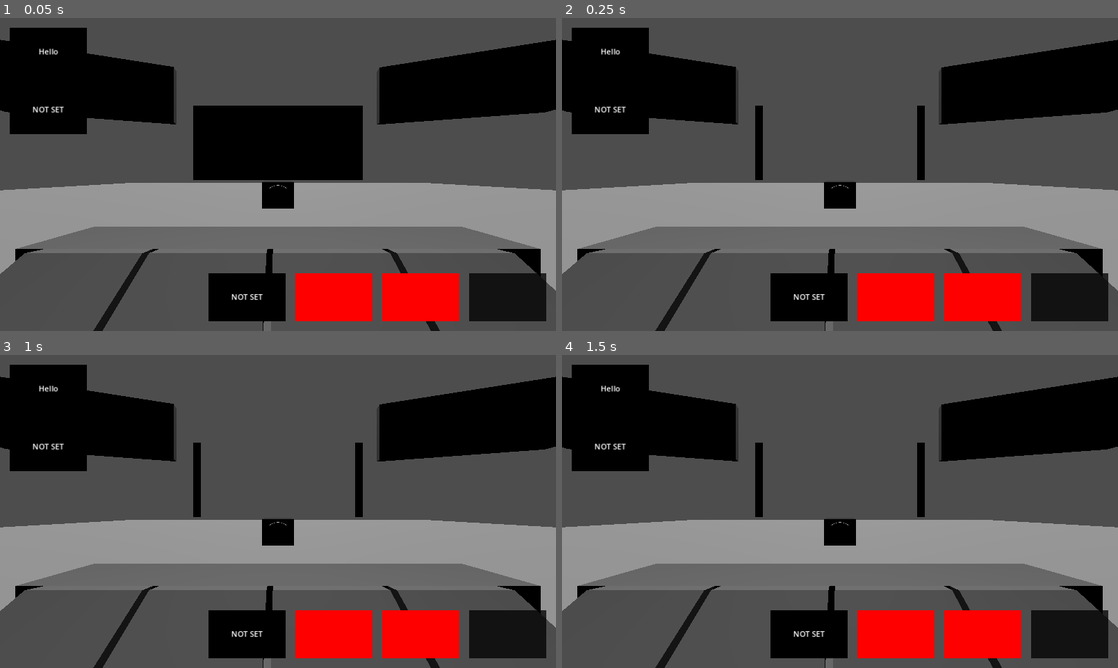
Above: before the commit, frames 1-4 (two rows, left to right).
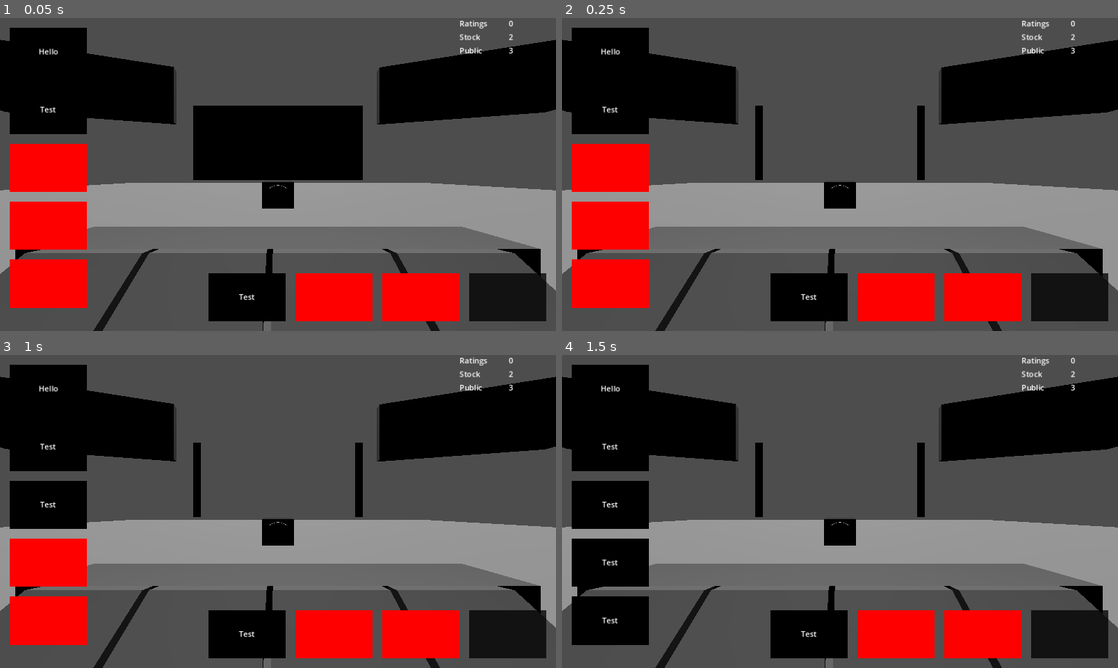
Above: after the commit, the same moments.

Repository: ZeAntwan/LD53
Game: Godot game, scene res://scenes/game.tscn
The game is run twice, just before and just after one commit, with the same random seed, the same clock (stepped at 60 frames per second) and the same inputs.
Inputs (mouse positions are in pixels of both pictures, inside the frame that each line leads up to):
- Up to frame 1 (0.05 s): no input
- Up to frame 2 (0.25 s): no input
- Up to frame 3 (1 s): tap Enter at 0.5 s; move the mouse to (50, 389) at 0.52 s; click (50, 389) at 0.6 s; tap Space (ui_select) at 0.77, 0.8 s
- Up to frame 4 (1.5 s): tap Space (ui_select) at 1.07, 1.35 s; move the mouse to (612, 445) at 1.27 s

The runs differ from the first frame. In frame 1, 6.8% of the frame differs, in the area x 1-93%, y 0-93%; in frame 2, 6.8%; in frame 3, 6.8%; in frame 4, 6.7%.

Commit message:
Game manager and adding item to list

Diff:
--- a/project.godot
+++ b/project.godot
@@ -18,6 +18,7 @@
 [autoload]
 
 Events="*res://scripts/Events.gd"
+Manager="*res://scripts/Manager.gd"
 
 [display]
 
--- a/scenes/ui.tscn
+++ b/scenes/ui.tscn
@@ -1,18 +1,20 @@
-[gd_scene load_steps=7 format=3 uid="uid://bg51qag7wfse0"]
+[gd_scene load_steps=9 format=3 uid="uid://bg51qag7wfse0"]
 
 [ext_resource type="PackedScene" uid="uid://h1um88c2nc4y" path="res://scenes/ui/drop_zone.tscn" id="1_mi2bh"]
-[ext_resource type="PackedScene" uid="uid://bhuiqgoiywupk" path="res://scenes/ui/news_item.tscn" id="2_lpb1i"]
+[ext_resource type="Script" path="res://scripts/ui/NewsBar.gd" id="1_uop3o"]
+[ext_resource type="PackedScene" path="res://scenes/ui/news_item.tscn" id="2_lpb1i"]
 [ext_resource type="PackedScene" uid="uid://cj6qhtyh283tu" path="res://scenes/ui/live_zone.tscn" id="3_ghk45"]
 [ext_resource type="Script" path="res://scripts/ressources/Headline.gd" id="3_kb88l"]
 [ext_resource type="Script" path="res://scripts/LiveBar.gd" id="4_01ttq"]
+[ext_resource type="Script" path="res://scripts/debug/DebugUI.gd" id="6_kqe5e"]
 
-[sub_resource type="Resource" id="Resource_5iduk"]
+[sub_resource type="Resource" id="Resource_grr02"]
 script = ExtResource("3_kb88l")
 text = "Hello"
-stat_rating = 0
-stat_stock = 0
-stat_public = 0
-timer = 0.0
+stat_rating = 1
+stat_stock = 1
+stat_public = 1
+timer = 3.0
 
 [node name="MainUi" type="Control"]
 layout_mode = 3
@@ -23,15 +25,16 @@
 grow_vertical = 2
 mouse_filter = 2
 
-[node name="LeftBar" type="Control" parent="."]
+[node name="NewsBar" type="Control" parent="."]
 custom_minimum_size = Vector2(200, 0)
 layout_mode = 1
 anchors_preset = 9
 anchor_bottom = 1.0
 grow_vertical = 2
 mouse_filter = 2
+script = ExtResource("1_uop3o")
 
-[node name="MarginContainer" type="MarginContainer" parent="LeftBar"]
+[node name="MarginContainer" type="MarginContainer" parent="NewsBar"]
 layout_mode = 2
 offset_right = 200.0
 offset_bottom = 140.0
@@ -40,27 +43,36 @@
 theme_override_constants/margin_right = 20
 theme_override_constants/margin_bottom = 20
 
-[node name="VBoxContainer" type="VBoxContainer" parent="LeftBar/MarginContainer"]
+[node name="VBoxContainer" type="VBoxContainer" parent="NewsBar/MarginContainer"]
 layout_mode = 2
 mouse_filter = 2
 theme_override_constants/separation = 20
 
-[node name="DropZone_Top" parent="LeftBar/MarginContainer/VBoxContainer" groups=["drop_zone"] instance=ExtResource("1_mi2bh")]
+[node name="DropZone_1" parent="NewsBar/MarginContainer/VBoxContainer" groups=["drop_zone"] instance=ExtResource("1_mi2bh")]
 layout_mode = 2
 
-[node name="NewsItem_Top" parent="LeftBar/MarginContainer/VBoxContainer/DropZone_Top" instance=ExtResource("2_lpb1i")]
+[node name="NewsItem_Top" parent="NewsBar/MarginContainer/VBoxContainer/DropZone_1" instance=ExtResource("2_lpb1i")]
 layout_mode = 0
 grow_horizontal = 1
 grow_vertical = 1
-headline = SubResource("Resource_5iduk")
+headline = SubResource("Resource_grr02")
 
-[node name="DropZone2_Bot" parent="LeftBar/MarginContainer/VBoxContainer" groups=["drop_zone"] instance=ExtResource("1_mi2bh")]
+[node name="DropZone_2" parent="NewsBar/MarginContainer/VBoxContainer" groups=["drop_zone"] instance=ExtResource("1_mi2bh")]
 layout_mode = 2
 
-[node name="NewsItem_Bot" parent="LeftBar/MarginContainer/VBoxContainer/DropZone2_Bot" instance=ExtResource("2_lpb1i")]
+[node name="NewsItem_Bot" parent="NewsBar/MarginContainer/VBoxContainer/DropZone_2" instance=ExtResource("2_lpb1i")]
 layout_mode = 0
 grow_horizontal = 1
 grow_vertical = 1
+
+[node name="DropZone_3" parent="NewsBar/MarginContainer/VBoxContainer" groups=["drop_zone"] instance=ExtResource("1_mi2bh")]
+layout_mode = 2
+
+[node name="DropZone_4" parent="NewsBar/MarginContainer/VBoxContainer" groups=["drop_zone"] instance=ExtResource("1_mi2bh")]
+layout_mode = 2
+
+[node name="DropZone_5" parent="NewsBar/MarginContainer/VBoxContainer" groups=["drop_zone"] instance=ExtResource("1_mi2bh")]
+layout_mode = 2
 
 [node name="LiveBar" type="Control" parent="."]
 custom_minimum_size = Vector2(1000, 200)
@@ -112,3 +124,67 @@
 [node name="NewsItem_Test" parent="LiveBar/MarginContainer/HBoxContainer/DropZone_4" instance=ExtResource("2_lpb1i")]
 grow_horizontal = 1
 grow_vertical = 1
+
+[node name="DebugUI" type="Control" parent="."]
+custom_minimum_size = Vector2(200, 0)
+layout_mode = 1
+anchors_preset = 1
+anchor_left = 1.0
+anchor_right = 1.0
+offset_left = -40.0
+offset_bottom = 40.0
+grow_horizontal = 0
+script = ExtResource("6_kqe5e")
+
+[node name="HBoxContainer" type="VBoxContainer" parent="DebugUI"]
+layout_mode = 1
+anchors_preset = 10
+anchor_right = 1.0
+grow_horizontal = 2
+
+[node name="Ratings" type="HBoxContainer" parent="DebugUI/HBoxContainer"]
+layout_mode = 2
+size_flags_vertical = 3
+
+[node name="Label" type="Label" parent="DebugUI/HBoxContainer/Ratings"]
+layout_mode = 2
+size_flags_horizontal = 3
+text = "Ratings"
+
+[node name="Score" type="Label" parent="DebugUI/HBoxContainer/Ratings"]
+layout_mode = 2
+size_flags_horizontal = 3
+text = "0
+"
+
+[node name="Stock" type="HBoxContainer" parent="DebugUI/HBoxContainer"]
+layout_mode = 2
+size_flags_vertical = 3
+
+[node name="Label" type="Label" parent="DebugUI/HBoxContainer/Stock"]
+layout_mode = 2
+size_flags_horizontal = 3
+text = "Stock
+"
+
+[node name="Score" type="Label" parent="DebugUI/HBoxContainer/Stock"]
+layout_mode = 2
+size_flags_horizontal = 3
+text = "0
+"
+
+[node name="Public" type="HBoxContainer" parent="DebugUI/HBoxContainer"]
+layout_mode = 2
+size_flags_vertical = 3
+
+[node name="Label" type="Label" parent="DebugUI/HBoxContainer/Public"]
+layout_mode = 2
+size_flags_horizontal = 3
+text = "Public
+"
+
+[node name="Score" type="Label" parent="DebugUI/HBoxContainer/Public"]
+layout_mode = 2
+size_flags_horizontal = 3
+text = "0
+"
--- a/scenes/ui/news_item.tscn
+++ b/scenes/ui/news_item.tscn
@@ -1,6 +1,6 @@
-[gd_scene load_steps=3 format=3 uid="uid://bhuiqgoiywupk"]
+[gd_scene load_steps=3 format=3]
 
-[ext_resource type="Script" path="res://scripts/NewsItem.gd" id="1_efnsu"]
+[ext_resource type="Script" path="res://scripts/items/NewsItem.gd" id="1_efnsu"]
 
 [sub_resource type="RectangleShape2D" id="RectangleShape2D_xkdb8"]
 size = Vector2(160, 100)
--- a/scripts/LiveBar.gd
+++ b/scripts/LiveBar.gd
@@ -21,6 +21,12 @@
 			dropZones[i-1].update_newsitem(dropZones[i].newsItem)
 		if i == dropZones.size()-1:
 			dropZones[i].update_newsitem()
+	var count = 0
+	for node in dropZones:
+		if node.newsItem != null:
+			count += 1
+	if liveZone.newsItem == null && count != 0:
+		update_line()
 
 # Called every frame. 'delta' is the elapsed time since the previous frame.
 func _process(delta):
--- /dev/null
+++ b/scripts/Manager.gd
@@ -0,0 +1,15 @@
+extends Node
+
+var score_rating: float = 0
+var score_stock: float = 2
+var score_public: float = 3
+var progression: float = 0
+
+# Called when the node enters the scene tree for the first time.
+func _ready():
+	pass # Replace with function body.
+
+
+# Called every frame. 'delta' is the elapsed time since the previous frame.
+func _process(delta):
+	pass
--- /dev/null
+++ b/scripts/debug/DebugUI.gd
@@ -0,0 +1,18 @@
+extends Control
+
+
+# Called when the node enters the scene tree for the first time.
+func _ready():
+	pass # Replace with function body.
+
+
+# Called every frame. 'delta' is the elapsed time since the previous frame.
+func _process(delta):
+	$HBoxContainer/Ratings/Score.text = str(Manager.score_rating)
+	$HBoxContainer/Stock/Score.text = str(Manager.score_stock)
+	$HBoxContainer/Public/Score.text = str(Manager.score_public)
+
+
+
+
+	pass
--- a/scripts/ressources/Headline.gd
+++ b/scripts/ressources/Headline.gd
@@ -1,16 +1,16 @@
 extends Resource
 class_name Headline
 
-@export var text: String
-@export var stat_rating: int
-@export var stat_stock: int
-@export var stat_public: int
-@export var timer: float
+@export var text: String = "Test"
+@export var stat_rating: int = 1
+@export var stat_stock: int = 1
+@export var stat_public: int = 1
+@export var timer: float = 3
 
 # Make sure that every parameter has a default value.
 # Otherwise, there will be problems with creating and editing
 # your resource via the inspector.
-func _init(p_text = "NOT SET", p_stat_rating = 0, p_stat_stock = 0, p_stat_public = 0, p_timer = 3):
+func _init(p_text = text, p_stat_rating = stat_rating, p_stat_stock = stat_stock, p_stat_public = stat_public, p_timer = timer):
 	text = p_text
 	stat_rating = p_stat_rating
 	stat_stock = p_stat_stock
--- a/scripts/ui/LiveZone.gd
+++ b/scripts/ui/LiveZone.gd
@@ -11,6 +11,9 @@
 func _process(delta):
 	if newsItem != null:
 		newsItem.update_timer(1-timer.time_left/timer.wait_time)
+		Manager.score_rating += (newsItem.headline.stat_rating/timer.wait_time)*delta
+		Manager.score_stock += (newsItem.headline.stat_rating/timer.wait_time)*delta
+		Manager.score_public += (newsItem.headline.stat_rating/timer.wait_time)*delta
 	pass
 
 func update_newsitem(n: NewsItem = null):
--- /dev/null
+++ b/scripts/ui/NewsBar.gd
@@ -0,0 +1,32 @@
+extends Control
+
+var item = load("res://scenes/ui/news_item.tscn")
+@onready var containers = [
+	$MarginContainer/VBoxContainer/DropZone_1,
+	$MarginContainer/VBoxContainer/DropZone_2,
+	$MarginContainer/VBoxContainer/DropZone_3,
+	$MarginContainer/VBoxContainer/DropZone_4,
+	$MarginContainer/VBoxContainer/DropZone_5
+]
+
+# Called when the node enters the scene tree for the first time.
+func _ready():
+	pass # Replace with function body.
+
+
+# Called every frame. 'delta' is the elapsed time since the previous frame.
+func _process(delta):
+	if Input.is_action_just_pressed("ui_select"):
+		add_news(Headline.new())
+	pass
+
+func add_news(h: Headline):
+	var targetNode = null
+	for node in containers:
+		if node.newsItem == null:
+			targetNode = node
+			break
+	if targetNode != null:
+		var instance = item.instantiate()
+		targetNode.update_newsitem(instance)
+	pass
Renamed: scripts/NewsItem.gd -> scripts/items/NewsItem.gd
